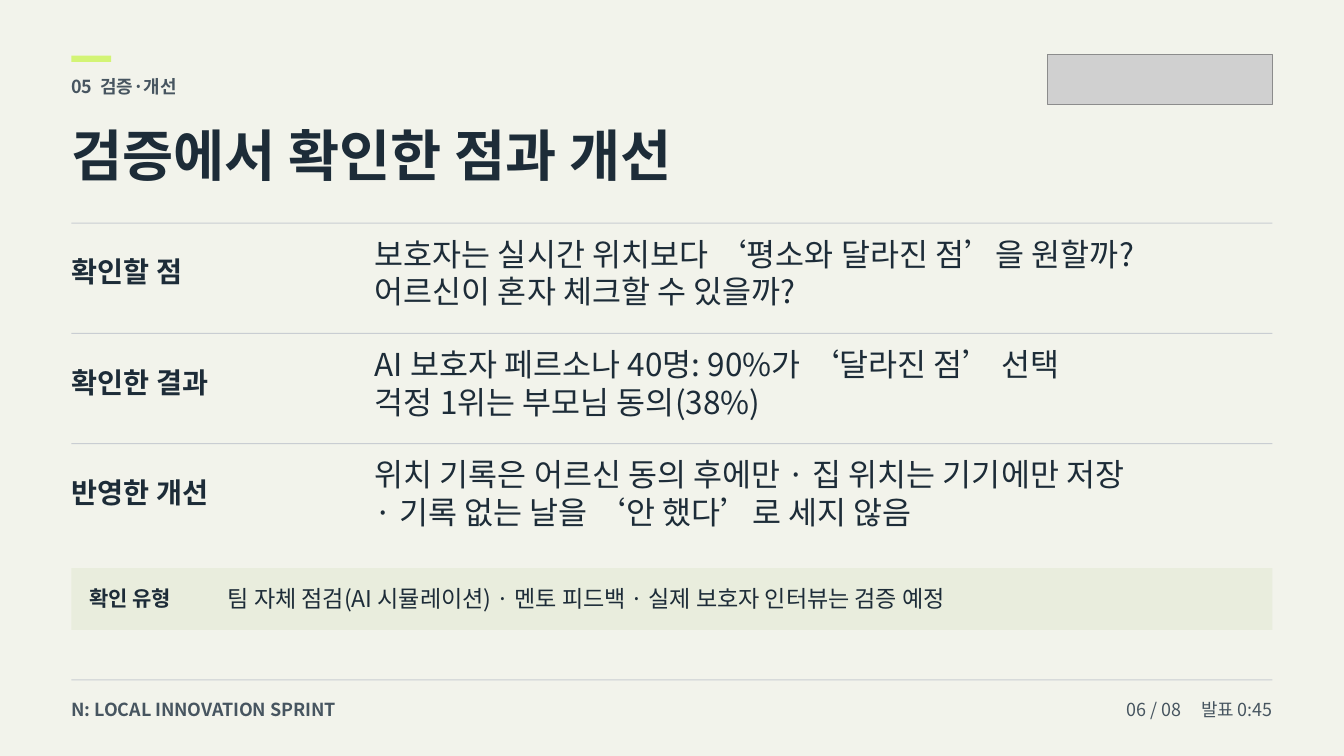
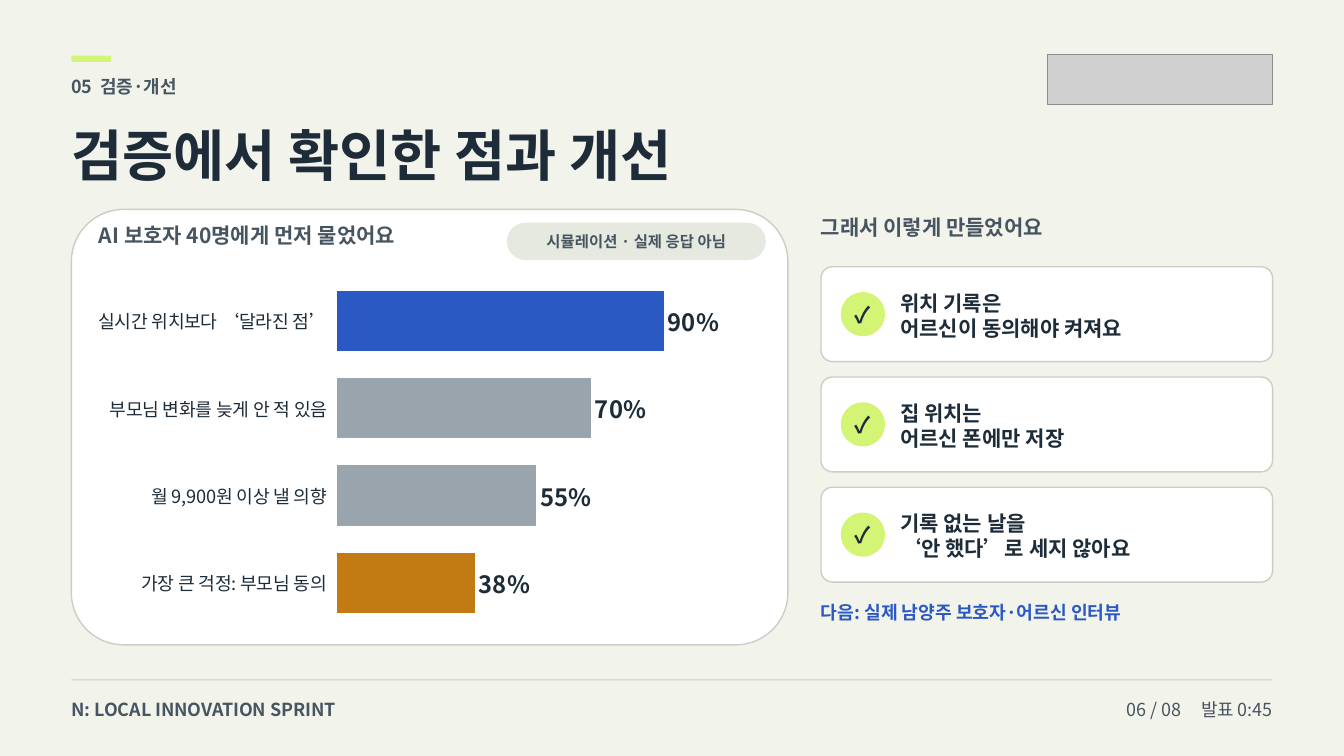
Before and after one commit to howoo101/masil, a slide deck: slide 6 of files/pitch-deck-B.pptx. Drawn at 1344x756 pixels with LibreOffice and Linux fonts; fonts in the diff are those of the drawing; grey boxes stand for pictures. Boxes give left, top, right and bottom in pixels: in the first picture for what was removed or moved away, otherwise in the second. Text is boxed around its words. In the diff, an @@ line names an element or a change of style, - is before the commit and + after.

```diff
--- a/files/pitch-deck-B.pptx
+++ b/files/pitch-deck-B.pptx
@@ rectangle removed at (72,223,1273,224) @@
@@ rounded rectangle added at (72,210,788,645), fill #FFFFFF, outline #C9CFC4 1 pt @@
@@ text added at (99,225,395,245), 15 pt, text #475560, bold @@
+AI 보호자 40명에게 먼저 물었어요
@@ text removed at (375,239,1135,306) @@
-보호자는 실시간 위치보다 ‘평소와 달라진 점’을 원할까?
-어르신이 혼자 체크할 수 있을까?
@@ rounded rectangle added at (507,223,766,260), fill #E6E9DF @@
@@ text added at (546,234,726,249), 11 pt, text #475560, bold @@
+시뮬레이션 · 실제 응답 아님
@@ text added at (821,217,1043,237), 15 pt, text #475560, bold @@
+그래서 이렇게 만들었어요
@@ text removed at (71,258,182,285) @@
-확인할 점
@@ rounded rectangle added at (821,267,1272,362), fill #FFFFFF, outline #C9CFC4 1 pt @@
@@ bar chart added at (85,270,768,634) @@
+categories: 실시간 위치보다 ‘달라진 점’, 부모님 변화를 늦게 안 적 있음, 월 9,900원 이상 낼 의향, 가장 큰 걱정: 부모님 동의
+Series 1: 90, 70, 55, 38
@@ ellipse added at (841,292,885,337), fill #D3F475 @@
@@ text added at (841,292,885,337), 16 pt, text #1D2C38, bold @@
+✓
@@ text added at (900,293,1122,338), 15 pt, text #1D2C38, bold @@
+위치 기록은
+어르신이 동의해야 켜져요
@@ rectangle removed at (72,333,1273,334) @@
@@ text removed at (375,349,1059,420) @@
-AI 보호자 페르소나 40명: 90%가 ‘달라진 점’ 선택
-걱정 1위는 부모님 동의(38%)
@@ text removed at (71,369,208,396) @@
-확인한 결과
@@ rounded rectangle added at (821,377,1272,472), fill #FFFFFF, outline #C9CFC4 1 pt @@
@@ ellipse added at (841,402,885,447), fill #D3F475 @@
@@ text added at (841,402,885,447), 16 pt, text #1D2C38, bold @@
+✓
@@ text added at (900,403,1065,448), 15 pt, text #1D2C38, bold @@
+집 위치는
+어르신 폰에만 저장
@@ rectangle removed at (72,444,1273,445) @@
@@ text removed at (71,479,208,506) @@
-반영한 개선
@@ text removed at (375,459,1124,527) @@
-위치 기록은 어르신 동의 후에만 · 집 위치는 기기에만 저장
-· 기록 없는 날을 ‘안 했다’로 세지 않음
@@ rounded rectangle added at (821,487,1272,582), fill #FFFFFF, outline #C9CFC4 1 pt @@
@@ ellipse added at (841,513,885,558), fill #D3F475 @@
@@ text added at (841,513,885,558), 16 pt, text #1D2C38, bold @@
+✓
@@ text added at (900,513,1130,558), 15 pt, text #1D2C38, bold @@
+기록 없는 날을
+‘안 했다’로 세지 않아요
@@ rectangle removed at (72,569,1273,630) @@
@@ text removed at (89,588,172,608) @@
-확인 유형
@@ text removed at (228,588,944,612) @@
-팀 자체 점검(AI 시뮬레이션) · 멘토 피드백 · 실제 보호자 인터뷰는 검증 예정
@@ text added at (821,603,1121,621), 13 pt, text #2B59C3, bold @@
+다음: 실제 남양주 보호자·어르신 인터뷰
```
Also in this commit, not shown: 6 other slides changed, 1 other file.
